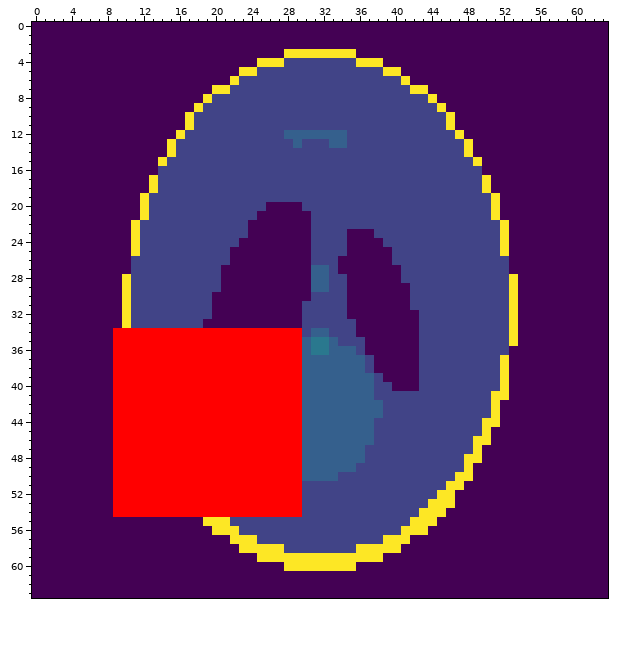
Pixel-art sprite -- test/correct/coloring4.png. Above: the version before the commit.
The file is 64x64 pixels.
The result:
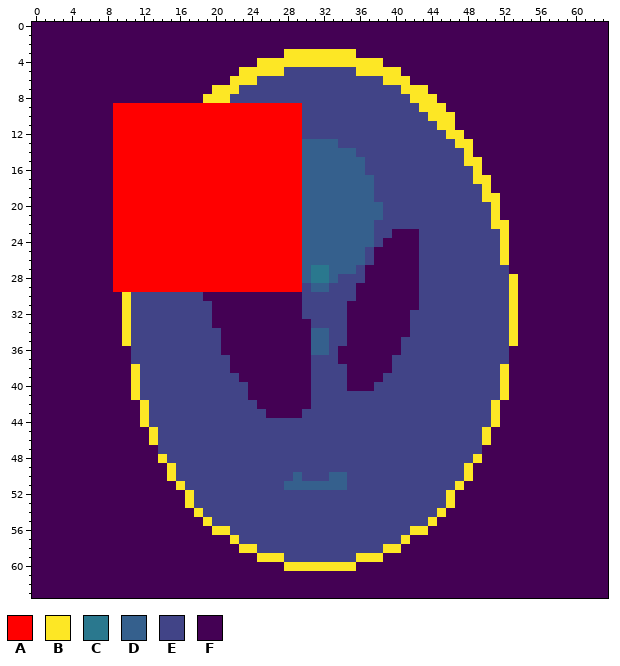
Palette (. is transparent): A #ff0000  B #fde725  C #2a788e  D #35608d  E #414487  F #440154
What changed:
Changed rows in their new state; - is an unchanged pixel.
first column x 9:
 4 -------------------BBBBBBBB-----------------
 5 ----------------BBB--------BBB--------------
 6 --------------BB--------------BB------------
 7 -------------B------------------B-----------
 8 -----------BB--------------------BB---------
 9 AAAAAAAAAAAAAAAAAAAAA-------------BB--------
10 AAAAAAAAAAAAAAAAAAAAA--------------BB-------
11 AAAAAAAAAAAAAAAAAAAAA---------------B-------
12 AAAAAAAAAAAAAAAAAAAAAEEEEE-----------B------
13 AAAAAAAAAAAAAAAAAAAAADDD-E------------B-----
14 AAAAAAAAAAAAAAAAAAAAADDDDDD-----------------
15 AAAAAAAAAAAAAAAAAAAAADDDDDDD-----------B----
16 AAAAAAAAAAAAAAAAAAAAADDDDDDD------------B---
17 AAAAAAAAAAAAAAAAAAAAADDDDDDDD-----------B---
18 AAAAAAAAAAAAAAAAAAAAADDDDDDDD---------------
19 AAAAAAAAAAAAAAAAAAAAADDDDDDDD------------B--
20 AAAAAAAAAAAAAAAAAAAAADDDDDDDDD--------------
21 AAAAAAAAAAAAAAAAAAAAADDDDDDDDD--------------
22 AAAAAAAAAAAAAAAAAAAAADDDDDDDD-------------B-
23 AAAAAAAAAAAAAAAAAAAAADDDDDDDD--FFF----------
24 AAAAAAAAAAAAAAAAAAAAADDDDDDDDEFFFF----------
25 AAAAAAAAAAAAAAAAAAAAADDDDDDDE--FFF----------
26 AAAAAAAAAAAAAAAAAAAAADDDDDDDE--FFF---------B
27 AAAAAAAAAAAAAAAAAAAAADCCDDDE----FF----------
28 AAAAAAAAAAAAAAAAAAAAADCCD-EE----FF----------
29 AAAAAAAAAAAAAAAAAAAAAE----E------F----------
30 ----------F----------E----E------F----------
31 ---------------------------------F----------
32 ---------------------------------E----------
33 ----------E----------F----F------E----------
34 FBEEEEEEEEEEFFFFFFFFFF----F------E----------
35 FBEEEEEEEEEEFFFFFFFFFFDDE-FF----EE----------
36 FFEEEEEEEEEEFFFFFFFFFFDDEFFF----EE----------
37 FFEEEEEEEEEEEFFFFFFFFFEEEFFFF--EEE---------E
38 FFBEEEEEEEEEEFFFFFFFFFEEEEFFF--EEE----------
39 FFBEEEEEEEEEEEFFFFFFFFEEEEFFFFEEEE----------
40 FFBEEEEEEEEEEEEFFFFFFFEEEEFFF--EEE----------
41 FFBEEEEEEEEEEEEFFFFFFFEEEEEEE-------------E-
42 FFFBEEEEEEEEEEEEFFFFFFEEEEEEEE--------------
43 FFFBEEEEEEEEEEEEEFFFFEEEEEEEEE--------------
44 FFFBEEEEEEEEEEEEEEEEEEEEEEEEE------------E--
45 FFFFBEEEEEEEEEEEEEEEEEEEEEEEE---------------
46 FFFFBEEEEEEEEEEEEEEEEEEEEEEEE-----------E---
47 FFFFFEEEEEEEEEEEEEEEEEEEEEEE------------E---
48 FFFFFBEEEEEEEEEEEEEEEEEEEEEE-----------E----
49 FFFFFFBEEEEEEEEEEEEEEEEEEEE-----------------
50 FFFFFFBEEEEEEEEEEEEEDEEE-D------------E-----
51 FFFFFFFBEEEEEEEEEEEDDDDDDD-----------E------
52 FFFFFFFFBEEEEEEEEEEEE---------------E-------
53 FFFFFFFFBEEEEEEEEEEEE--------------EE-------
54 FFFFFFFFFBEEEEEEEEEEE-------------EE--------
55 -----------EE--------------------EE---------
56 -------------E------------------E-----------
57 --------------EE--------------EE------------
58 ----------------EEE--------EEE--------------
59 -------------------EEEEEEEE-----------------
Changed places in both pictures, as pixel boxes (x1, y1, x2, y2):
changed: (113, 58, 509, 562)
